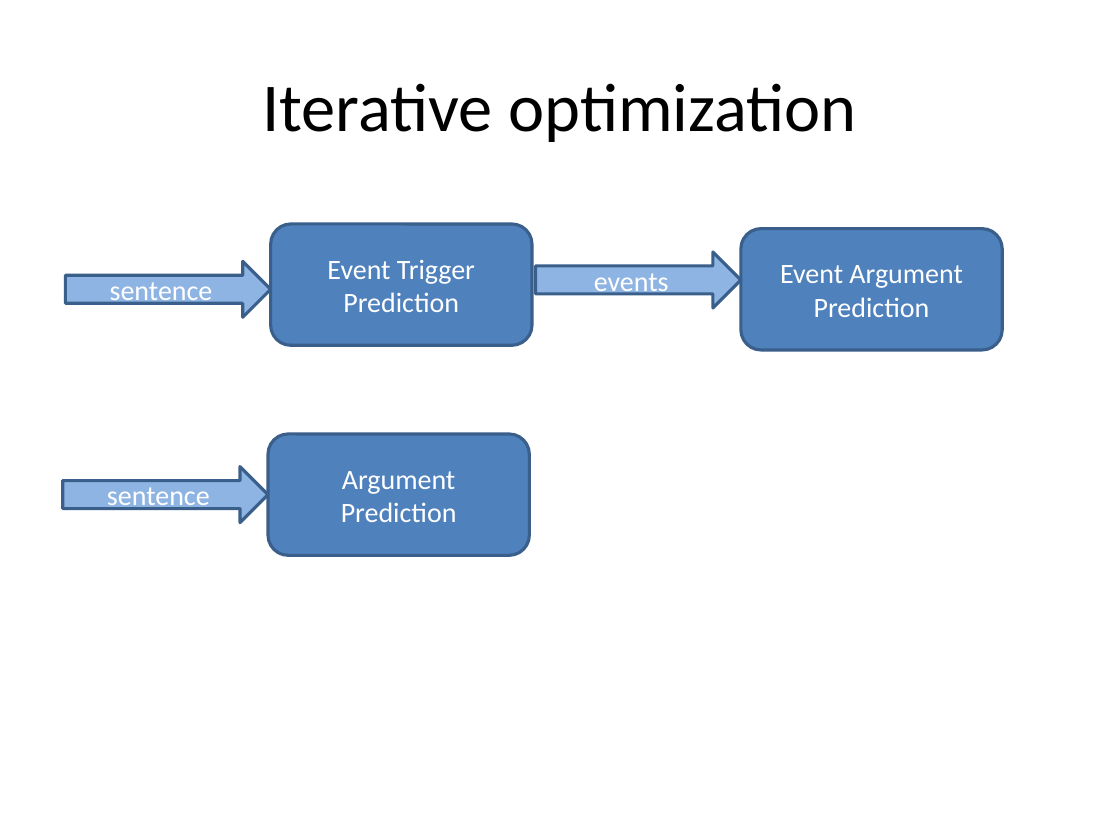
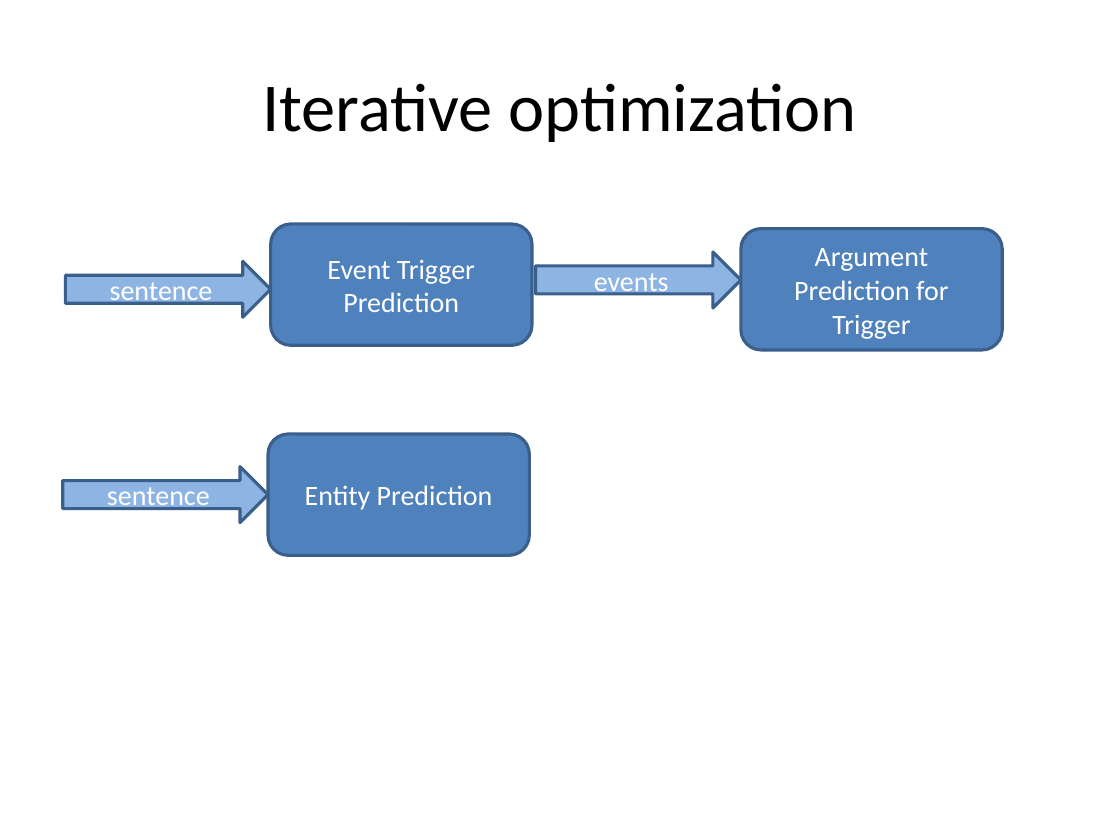
Before and after one commit to ajutscaria/CS224U, a slide deck: slide 16 of Presentation/Anubhai Philip Scaria.pptx. Drawn at 1120x840 pixels with LibreOffice and Linux fonts; fonts in the diff are those of the drawing. Boxes give left, top, right and bottom in pixels: in the first picture for what was removed or moved away, otherwise in the second. Text is boxed around its words. In the diff, an @@ line names an element or a change of style, - is before the commit and + after.

```diff
--- a/Presentation/Anubhai Philip Scaria.pptx
+++ b/Presentation/Anubhai Philip Scaria.pptx
@@ text in rounded rectangle at (x1=794, y1=248, x2=948, y2=339): text changed @@
-Event Argument Prediction
+Argument Prediction for Trigger
@@ text in rounded rectangle at (x1=305, y1=485, x2=493, y2=510): text changed @@
-Argument Prediction
+Entity Prediction
```
Also in this commit, not shown: 16 other slides changed, 2 other files.
